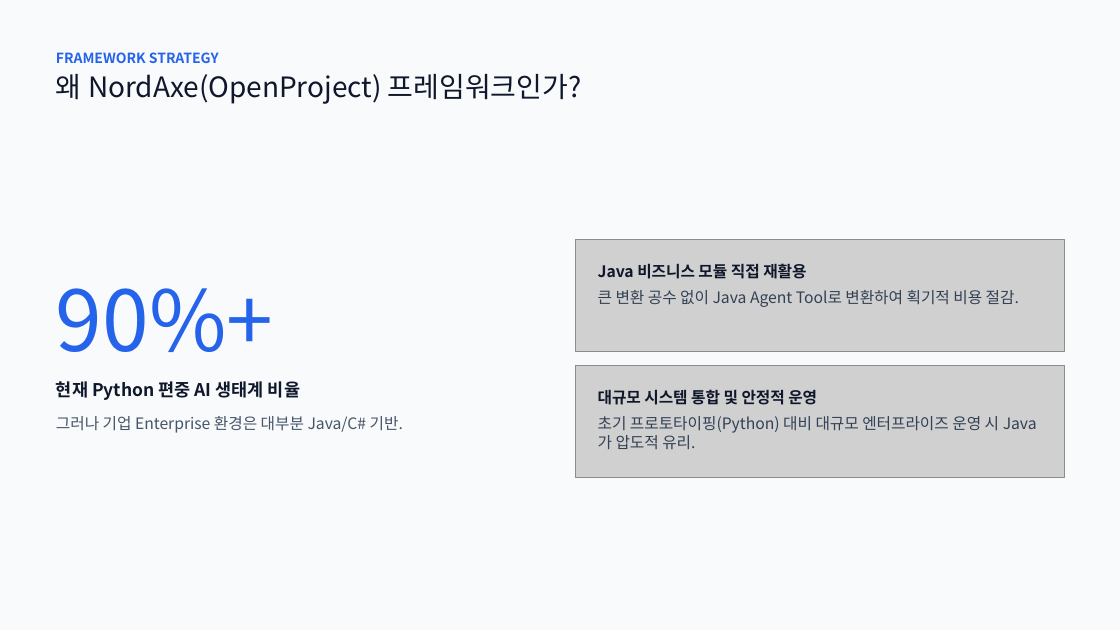
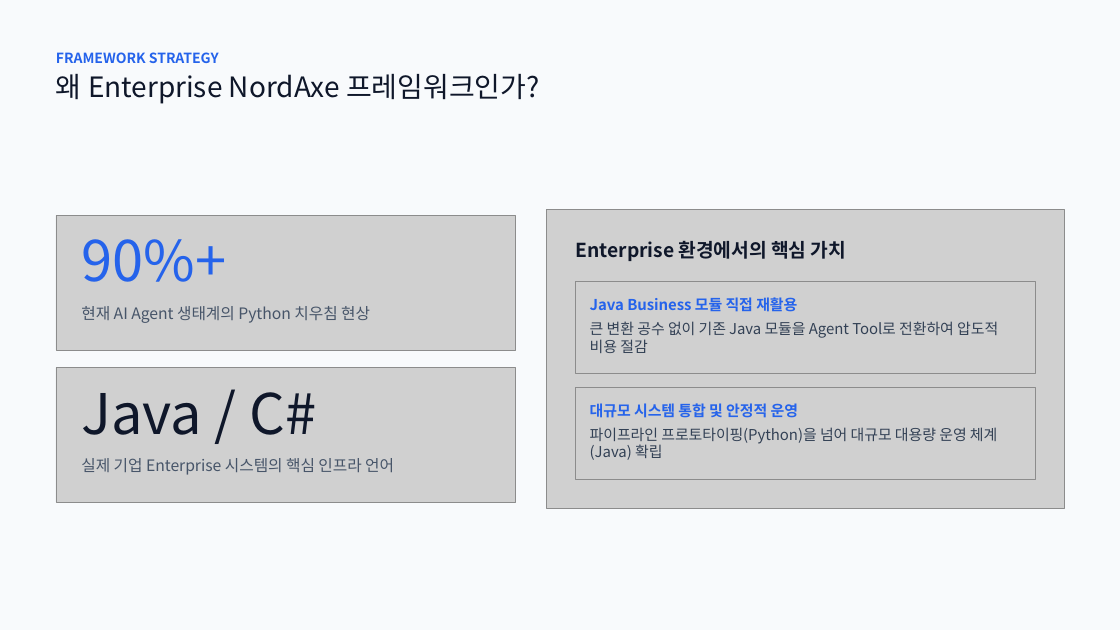
Before and after one commit to mordent/OpenProject, a slide deck: slide 10 of 제조 분야 AI Agent 아키텍처.pptx. Drawn at 1120x630 pixels with LibreOffice and Linux fonts; fonts in the diff are those of the drawing; grey boxes stand for pictures. Boxes give left, top, right and bottom in pixels: in the first picture for what was removed or moved away, otherwise in the second. Text is boxed around its words. In the diff, an @@ line names an element or a change of style, - is before the commit and + after.

```diff
--- a/제조 분야 AI Agent 아키텍처.pptx
+++ b/제조 분야 AI Agent 아키텍처.pptx
@@ text at (56, 74, 540, 104): text changed @@
-왜 NordAxe(OpenProject) 프레임워크인가?
+왜 Enterprise NordAxe 프레임워크인가?
@@ picture added at (547, 209, 1065, 508) @@
@@ picture added at (56, 215, 516, 350) @@
@@ text "90%+": place and size @@
-text "90%+" at (56, 288, 273, 352)
+text "90%+" at (81, 239, 226, 282)
@@ text "90%+" at (81, 239, 226, 282): size 72 to 48 pt; line spacing 72pt to 48pt @@
@@ picture removed at (576, 239, 1064, 351) @@
@@ text added at (576, 241, 846, 261), 16.5 pt, text #0F172A, bold @@
+Enterprise 환경에서의 핵심 가치
@@ picture added at (576, 281, 1035, 373) @@
@@ text at (590, 297, 797, 312): text changed; size 13.5 to 12.8 pt; text colour #0F172A to #2563EB @@
-Java 비즈니스 모듈 직접 재활용
+Java Business 모듈 직접 재활용
@@ text at (81, 306, 370, 323): text changed; size 15 to 13.5 pt; text colour #0F172A to #475569; bold off @@
-현재 Python 편중 AI 생태계 비율
+현재 AI Agent 생태계의 Python 치우침 현상
@@ text at (590, 321, 998, 353): text changed; size 13.5 to 12.8 pt @@
-큰 변환 공수 없이 Java Agent Tool로 변환하여 획기적 비용 절감.
+큰 변환 공수 없이 기존 Java 모듈을 Agent Tool로 전환하여 압도적 비용 절감
@@ picture added at (56, 368, 516, 502) @@
@@ picture: place and size @@
-picture at (576, 365, 1064, 477)
+picture at (576, 387, 1035, 479)
@@ text removed at (56, 416, 403, 433) @@
-그러나 기업 Enterprise 환경은 대부분 Java/C# 기반.
@@ text added at (81, 392, 316, 435), 48 pt, text #0F172A @@
+Java / C#
@@ text "대규모 시스템 통합 및 안정적 ...": place and size @@
-text "대규모 시스템 통합 및 안정적 ..." at (598, 389, 817, 405)
+text "대규모 시스템 통합 및 안정적 ..." at (590, 403, 798, 418)
@@ text "대규모 시스템 통합 및 안정적 ..." at (590, 403, 798, 418): size 13.5 to 12.8 pt, text colour #0F172A to #2563EB @@
@@ text at (590, 427, 997, 460): text changed; size 13.5 to 12.8 pt @@
-초기 프로토타이핑(Python) 대비 대규모 엔터프라이즈 운영 시 Java가 압도적 유리.
+파이프라인 프로토타이핑(Python)을 넘어 대규모 대용량 운영 체계(Java) 확립
@@ text added at (81, 458, 394, 475), 13.5 pt, text #475569 @@
+실제 기업 Enterprise 시스템의 핵심 인프라 언어
```
Also in this commit, not shown: 4 other slides changed, 8 slides added, 7 slides removed, 1 other file.
